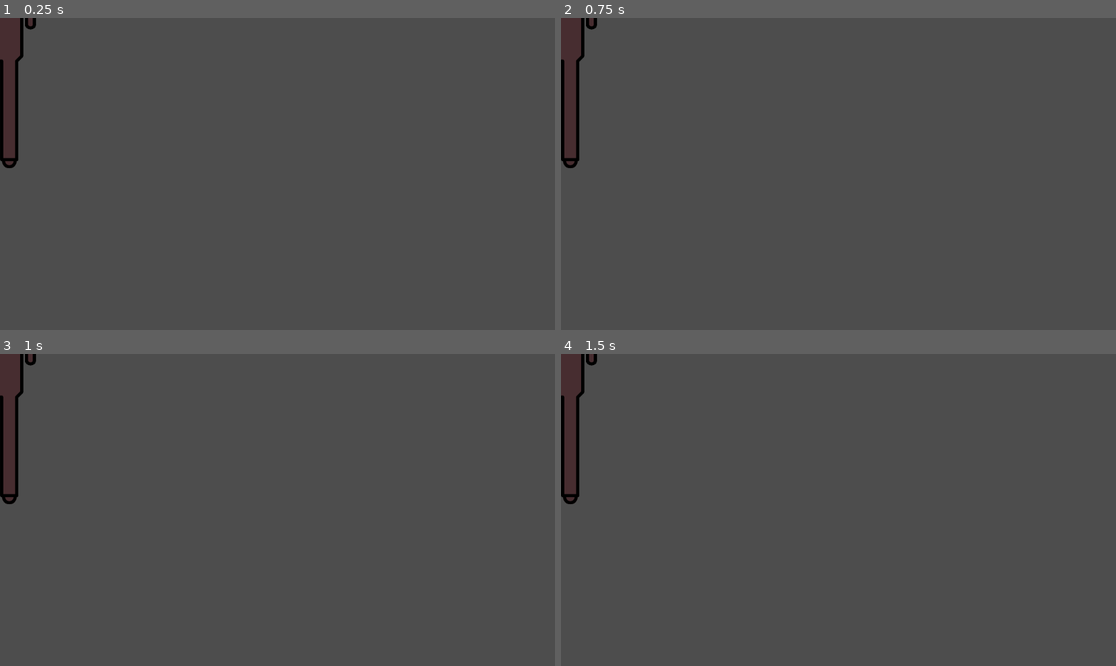
Above: before the commit, frames 1-4 (two rows, left to right).
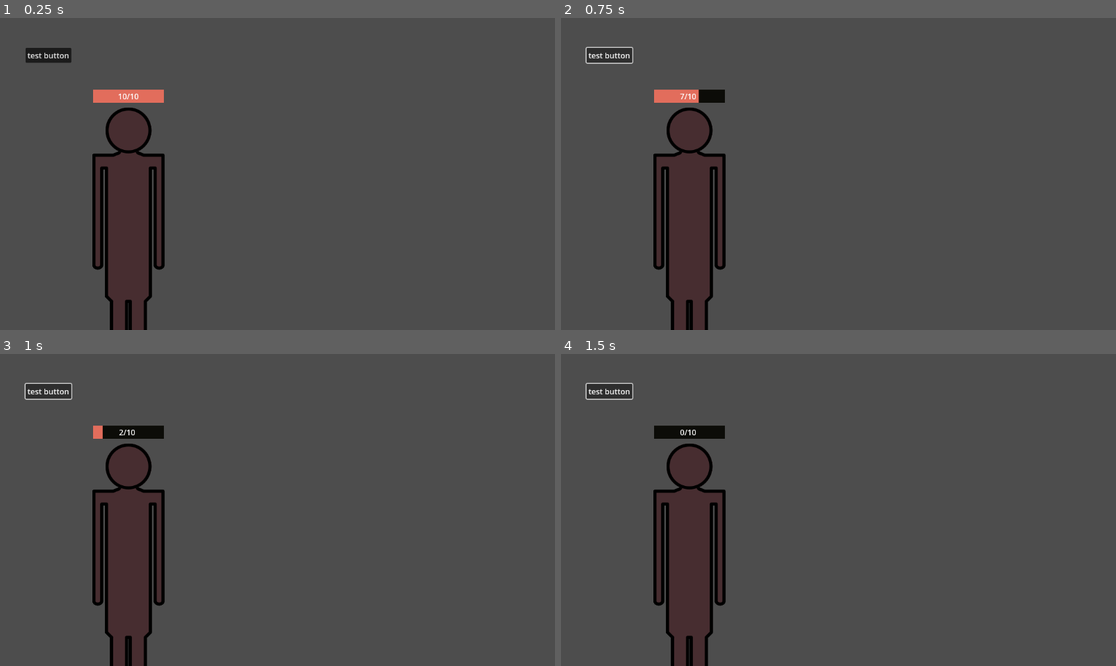
Above: after the commit, the same moments.

Repository: ShongoWL/Tavern-Keeper-Jam
Game: Godot game, scene res://Scene/BattleManager.tscn
Two runs of this game, one before a commit and one after it. Both use one fixed random seed, a clock stepped at 60 frames per second and the inputs below.
Inputs (mouse positions are in pixels of both pictures, inside the frame that each line leads up to):
- Up to frame 1 (0.25 s): no input
- Up to frame 2 (0.75 s): click (610, 55) at 0.5 s, where only the run after the commit has a clickable "test button"
- Up to frame 3 (1 s): no input
- Up to frame 4 (1.5 s): click (610, 391) at 1.25 s, where only the run after the commit has a clickable "test button"

The runs differ from the first frame. In frame 1, 9.8% of the frame differs, in the area x 0-30%, y 0-100%; in frame 2, 9.8%; in frame 3, 9.8%; in frame 4, 9.8%.

Commit message:
Healthbar Finished! (Mostly)

Diff:
--- a/Scene/BattleManager.tscn
+++ b/Scene/BattleManager.tscn
@@ -1,10 +1,50 @@
-[gd_scene load_steps=6 format=3 uid="uid://omc7ani5wfa5"]
+[gd_scene load_steps=10 format=3 uid="uid://omc7ani5wfa5"]
 
 [ext_resource type="Script" path="res://Scripts/BattleManager.gd" id="1_ceb1t"]
 [ext_resource type="PackedScene" uid="uid://c55pg0nyqba0j" path="res://Scene/heroScene.tscn" id="1_vq15d"]
-[ext_resource type="Resource" uid="uid://tssetm4wqidn" path="res://Resources/baseHero.tres" id="3_d7e80"]
+[ext_resource type="Script" path="res://Scripts/Hero.gd" id="3_02ydw"]
 [ext_resource type="PackedScene" uid="uid://c5nxxn8t3lgyf" path="res://Scene/time_manager.tscn" id="3_dsu4q"]
 [ext_resource type="PackedScene" uid="uid://dqu3esdd6qywr" path="res://Scene/enemyScene.tscn" id="5_kdsbv"]
+
+[sub_resource type="Resource" id="Resource_0ac4j"]
+resource_local_to_scene = true
+script = ExtResource("3_02ydw")
+critChance = 0
+energyRegen = 5
+hp = 10
+damage = 3
+attackCooldown = 1.0
+preferredTarget = 0
+
+[sub_resource type="Resource" id="Resource_2fgcu"]
+resource_local_to_scene = true
+script = ExtResource("3_02ydw")
+critChance = 0
+energyRegen = 5
+hp = 10
+damage = 3
+attackCooldown = 1.0
+preferredTarget = 0
+
+[sub_resource type="Resource" id="Resource_l4l4u"]
+resource_local_to_scene = true
+script = ExtResource("3_02ydw")
+critChance = 0
+energyRegen = 5
+hp = 10
+damage = 3
+attackCooldown = 1.0
+preferredTarget = 0
+
+[sub_resource type="Resource" id="Resource_0xd7t"]
+resource_local_to_scene = true
+script = ExtResource("3_02ydw")
+critChance = 0
+energyRegen = 5
+hp = 10
+damage = 3
+attackCooldown = 1.0
+preferredTarget = 0
 
 [node name="BattleManager" type="Node2D" node_paths=PackedStringArray("heroArray", "enemyArray")]
 script = ExtResource("1_ceb1t")
@@ -12,7 +52,7 @@
 enemyArray = [NodePath("Enemy"), NodePath("Enemy2"), NodePath("Enemy3"), NodePath("Enemy4")]
 
 [node name="HeroScene" parent="." instance=ExtResource("1_vq15d")]
-heroData = ExtResource("3_d7e80")
+heroData = SubResource("Resource_0ac4j")
 
 [node name="TimeManager" parent="HeroScene" instance=ExtResource("3_dsu4q")]
 
@@ -25,16 +65,16 @@
 hp = 11
 
 [node name="HeroScene2" parent="." instance=ExtResource("1_vq15d")]
-heroData = ExtResource("3_d7e80")
+heroData = SubResource("Resource_2fgcu")
 
 [node name="TimeManager" parent="HeroScene2" instance=ExtResource("3_dsu4q")]
 
 [node name="HeroScene3" parent="." instance=ExtResource("1_vq15d")]
-heroData = ExtResource("3_d7e80")
+heroData = SubResource("Resource_l4l4u")
 
 [node name="TimeManager" parent="HeroScene3" instance=ExtResource("3_dsu4q")]
 
 [node name="Enemy4" parent="." instance=ExtResource("5_kdsbv")]
 
 [node name="HeroScene4" parent="." instance=ExtResource("1_vq15d")]
-heroData = ExtResource("3_d7e80")
+heroData = SubResource("Resource_0xd7t")
--- a/Scene/heroScene.tscn
+++ b/Scene/heroScene.tscn
@@ -1,7 +1,9 @@
-[gd_scene load_steps=6 format=3 uid="uid://c55pg0nyqba0j"]
+[gd_scene load_steps=8 format=3 uid="uid://c55pg0nyqba0j"]
 
 [ext_resource type="Script" path="res://Scripts/heroScene.gd" id="1_2kcso"]
+[ext_resource type="Resource" uid="uid://tssetm4wqidn" path="res://Resources/baseHero.tres" id="2_b3xl4"]
 [ext_resource type="Texture2D" uid="uid://cvhh0f200cl0f" path="res://Art/dude.svg" id="2_og1u5"]
+[ext_resource type="Script" path="res://Scripts/healthbar.gd" id="4_fwubc"]
 
 [sub_resource type="StyleBoxFlat" id="StyleBoxFlat_b4ivu"]
 bg_color = Color(0.0470588, 0.0470588, 0.0313726, 1)
@@ -14,10 +16,19 @@
 ProgressBar/styles/fill = SubResource("StyleBoxFlat_62tg6")
 
 [node name="HeroScene" type="Node2D"]
+position = Vector2(267, 499)
 script = ExtResource("1_2kcso")
+heroData = ExtResource("2_b3xl4")
 
 [node name="Sprite2D" type="Sprite2D" parent="."]
 texture = ExtResource("2_og1u5")
+
+[node name="Button" type="Button" parent="."]
+offset_left = -214.0
+offset_top = -437.0
+offset_right = -119.0
+offset_bottom = -406.0
+text = "test button"
 
 [node name="Healthbar" type="ProgressBar" parent="."]
 offset_left = -74.0
@@ -25,4 +36,22 @@
 offset_right = 73.0
 offset_bottom = -323.0
 theme = SubResource("Theme_808in")
-fill_mode = 1
+value = 50.0
+show_percentage = false
+script = ExtResource("4_fwubc")
+
+[node name="Label" type="Label" parent="Healthbar"]
+layout_mode = 1
+anchors_preset = 8
+anchor_left = 0.5
+anchor_top = 0.5
+anchor_right = 0.5
+anchor_bottom = 0.5
+offset_left = -20.0
+offset_top = -11.5
+offset_right = 20.0
+offset_bottom = 11.5
+grow_horizontal = 2
+grow_vertical = 2
+
+[connection signal="pressed" from="Button" to="." method="takedamage"]
--- /dev/null
+++ b/Scripts/healthbar.gd
@@ -0,0 +1,33 @@
+extends ProgressBar
+
+@onready var hero: HeroScene = $".."
+@onready var label: Label = $Label
+
+var tween: Tween
+
+var labelHp: int
+
+func initializeValues() -> void:
+	#Set max value of healthBar to hp, if we ever increase a character's max hp mid fight this will
+	#need to be set again or it won't display correctly
+	max_value = hero.heroData.hp #change to max hp
+	value = hero.hp
+	labelHp = value
+	label.text = str(labelHp)+"/"+str(max_value)
+
+func _process(_delta: float) -> void:
+	#This makes the text descend 1 every frame
+	if labelHp != value:
+		if labelHp > value:
+			labelHp -= 1
+			label.text = str(labelHp)+"/"+str(max_value)
+		if labelHp < value:
+			labelHp += 1
+			label.text = str(labelHp)+"/"+str(max_value)
+
+func update(newValue: int):
+	tween = create_tween()
+	tween.tween_property(self, "value", newValue, 0.5)
+
+func maxHpIncreased():
+	pass #Write this later, after we've added a max HP variable
--- a/Scripts/heroScene.gd
+++ b/Scripts/heroScene.gd
@@ -3,7 +3,11 @@
 
 @export var heroData: Hero
 
-var hp:int
+#References to children
+@onready var healthBar: ProgressBar = $Healthbar
+
+var hp:int : set = updateHealthbar #this set line makes it so that whenever hp
+# is changed updateHealthbar is ran
 var damage:int
 var attackCooldown:float
 var preferredTarget:int
@@ -12,6 +16,8 @@
 @export var ability:Ability
 @export var passive:Passive
 
+var tween: Tween
+
 func _ready() -> void:
 	hp = heroData.hp
 	damage = heroData.damage
@@ -19,7 +25,19 @@
 	preferredTarget = heroData.preferredTarget
 	critChance = heroData.critChance
 
+	#Run this at the end of ready to make sure healthBar has access to the right values
+	healthBar.initializeValues()
+
+
 func attack():
 	#Tell battlemanager to attack a target
 	get_parent().dealAttack(self, preferredTarget, damage)
 	#print("I am attacking!")
+
+func updateHealthbar(newHp: int):
+	healthBar.update(newHp)
+	hp = newHp
+	print(name + "'s hp is now" + str(hp))
+
+func takedamage():
+	hp -= 10
